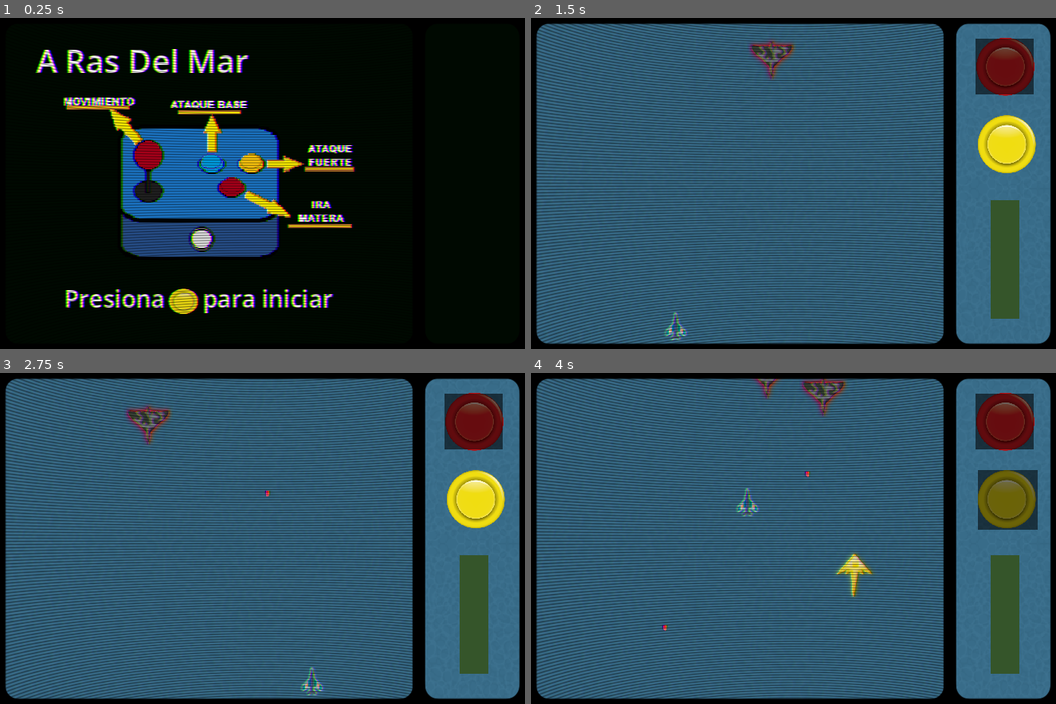
Above: before the commit, frames 1-4 (two rows, left to right).
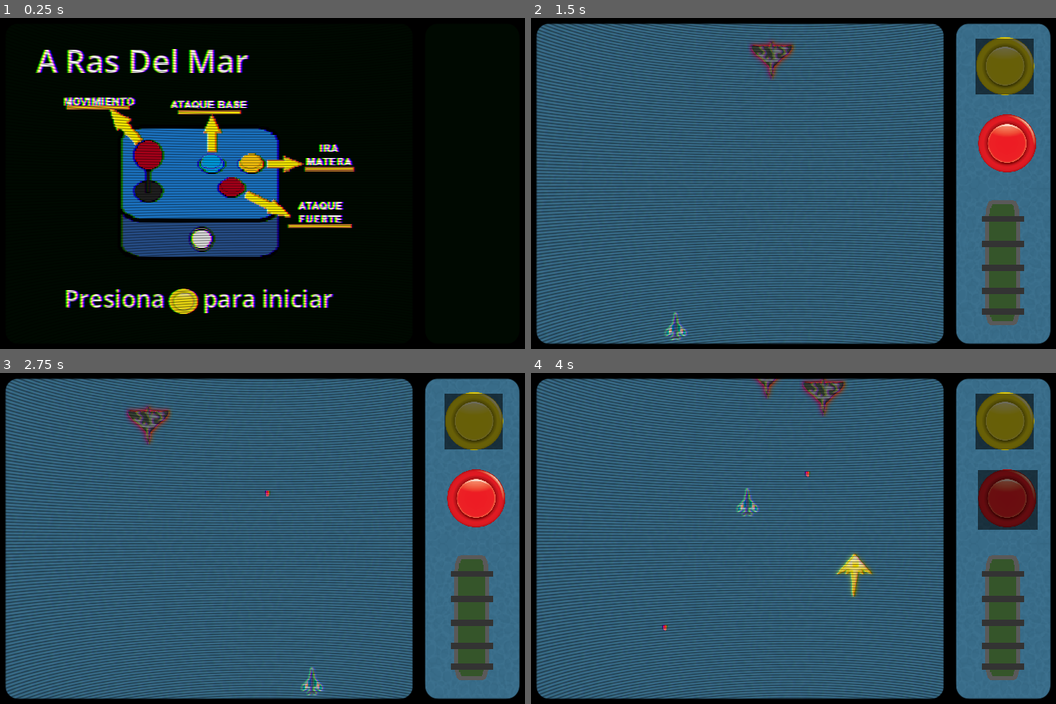
Above: after the commit, the same moments.

Repository: Nehemimosqueda520/a-ras-del-mar
Game: Godot game, scene res://Scenes/game.tscn
Two runs of this game, one before a commit and one after it. Both use one fixed random seed, a clock stepped at 60 frames per second and the inputs below.
Inputs:
- Up to frame 1 (0.25 s): no input
- Up to frame 2 (1.5 s): hold D (Right) 0.53-1.28 s; tap R (Red) at 0.6 s; tap Enter at 1.25 s; hold S (Down) from 1.28 s (still down); tap Y (Yellow) at 1.35 s
- Up to frame 3 (2.75 s): release S (Down) at 2.03 s; hold D (Right) from 2.03 s (still down); tap B (blue) at 2.1 s
- Up to frame 4 (4 s): release D (Right) at 2.78 s; hold W (Up) 2.78-3.53 s; tap R (Red) at 2.85 s; hold A (Left) from 3.53 s (still down); tap Y (Yellow) at 3.6 s

The runs differ from the first frame. In frame 1, 0.8% of the frame differs, in the area x 56-68%, y 38-62%; in frame 2, 4.5%, in the area x 84-97%, y 5-93%; in frame 3, 4.5%; in frame 4, 4.5%.

Commit message:
better healthbar

Diff:
--- a/Scenes/game.tscn
+++ b/Scenes/game.tscn
@@ -13,6 +13,7 @@
 [ext_resource type="PackedScene" uid="uid://di7ocifln4r6g" path="res://Scenes/enemy.tscn" id="10_ldgsr"]
 [ext_resource type="AudioStream" uid="uid://b5uxmxlhlco04" path="res://Assets/Audio/GameOver.mp3" id="12_rku1e"]
 [ext_resource type="PackedScene" uid="uid://b0siqm053jkge" path="res://Scenes/winscene.tscn" id="13_rfjv2"]
+[ext_resource type="Texture2D" uid="uid://ccogb21fbujuj" path="res://Assets/Img/Barra_vida.png" id="14_1phco"]
 
 [sub_resource type="ShaderMaterial" id="ShaderMaterial_qxrlw"]
 shader = ExtResource("2_qxrlw")
@@ -95,7 +96,7 @@
 scale = Vector2(0.3, 0.3)
 texture = ExtResource("3_o5yvi")
 region_enabled = true
-region_rect = Rect2(200.81921, 70.18666, 267.34406, 258.98956)
+region_rect = Rect2(205.0451, 352.445, 262.02753, 269.6225)
 
 [node name="ColorRect" type="ColorRect" parent="buttonIraMatera" unique_id=1564955761]
 offset_left = -123.33333
@@ -110,7 +111,7 @@
 scale = Vector2(0.3, 0.3)
 texture = ExtResource("3_o5yvi")
 region_enabled = true
-region_rect = Rect2(196.64197, 345.8852, 284.05304, 279.87573)
+region_rect = Rect2(196.83087, 77.971466, 281.01508, 254.43253)
 
 [node name="ColorRect" type="ColorRect" parent="buttonBigShot" unique_id=1908966499]
 offset_left = -123.33333
@@ -134,16 +135,22 @@
 position = Vector2(5, -2)
 
 [node name="ProgressBar" type="ProgressBar" parent="." unique_id=958385009]
-offset_left = 606.0
-offset_top = 409.0
-offset_right = 755.0
-offset_bottom = 445.0
+offset_left = 602.0
+offset_top = 414.0
+offset_right = 751.0
+offset_bottom = 450.0
 rotation = -1.5707964
+size_flags_stretch_ratio = 10.0
 theme_override_colors/font_color = Color(0.16656464, 0.27315307, 0.06219738, 1)
 theme_override_colors/font_outline_color = Color(0, 0.7176471, 0, 1)
 theme_override_styles/background = SubResource("StyleBoxFlat_rfjv2")
 theme_override_styles/fill = SubResource("StyleBoxFlat_1phco")
-value = 50.0
+value = 100.0
 show_percentage = false
 
+[node name="BarraVida" type="Sprite2D" parent="." unique_id=1986381291]
+position = Vector2(621.5, 338.50003)
+scale = Vector2(1.1458335, 0.9345238)
+texture = ExtResource("14_1phco")
+
 [connection signal="timeout" from="GameTimer" to="." method="_on_game_timer_timeout"]
Binary file added: Assets/Img/Barra_vida.png
Not shown, added: Assets/Img/Barra_vida.png.import
Binary file changed: Assets/Img/Mapa de controles.png
